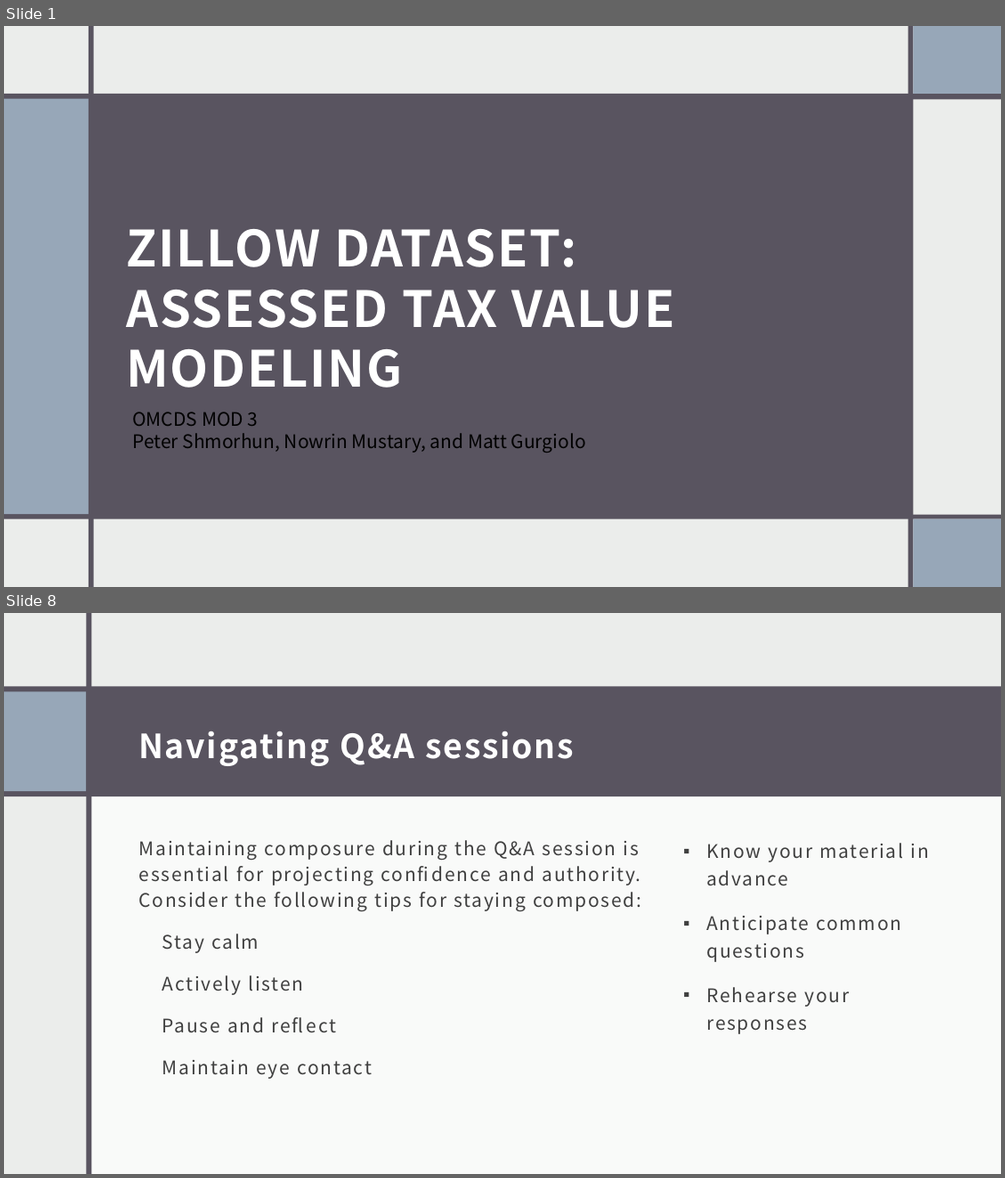
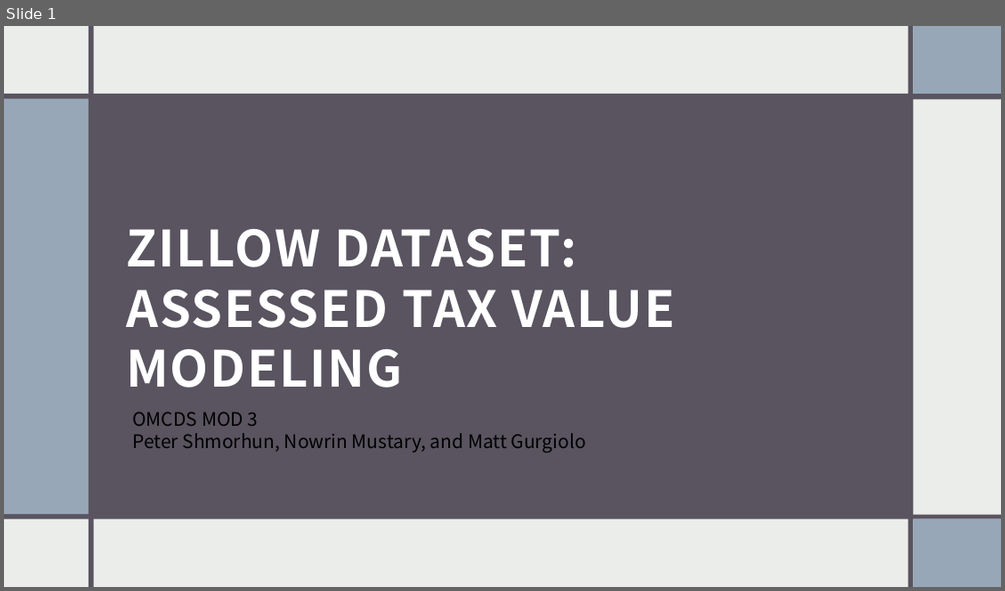
Before and after one commit to shmorhunmsds/ml_final_project, a slide deck: presentation.pptx. Shown one above the other, each under a label of ours: slides 1 and 8 before the commit, slide 1 after it; the slides between them are not shown. The pictures are 1005x1178 and 1005x591 pixels, drawn with LibreOffice and Linux fonts; fonts in the diff are those of the drawing. Boxes give left, top, right and bottom in pixels: in the first picture for what was removed or moved away, otherwise in the second. Text is boxed around its words. In the diff, an @@ line names an element or a change of style, - is before the commit and + after.

```diff
--- a/presentation.pptx
+++ b/presentation.pptx
@@ slide 8 removed at box(4, 613, 1001, 1174), background #EBEDEB @@
@@ rectangle removed at box(4, 613, 1001, 1174) @@
@@ rectangle removed at box(87, 613, 92, 1174) @@
@@ rectangle removed at box(384, 613, 389, 1174) @@
@@ rectangle removed at box(390, 613, 1001, 1174) @@
@@ rectangle removed at box(4, 686, 1001, 796) @@
@@ rectangle removed at box(4, 691, 86, 791) @@
@@ title removed at box(138, 731, 574, 766) @@
-Navigating Q&A sessions
@@ rectangle removed at box(89, 787, 1001, 1174) @@
@@ text removed at box(139, 840, 641, 1078) @@
-Maintaining composure during the Q&A session is essential for projecting confidence and authority. Consider the following tips for staying composed:
-  Stay calm
-  Actively listen
-  Pause and reflect
-  Maintain eye contact
@@ text removed at box(706, 843, 929, 1034) @@
-▪ Know your material in advance
-▪ Anticipate common questions
-▪ Rehearse your responses
```
Also in this commit, not shown: 4 slides changed, 7 slides added, 7 other slides removed.
